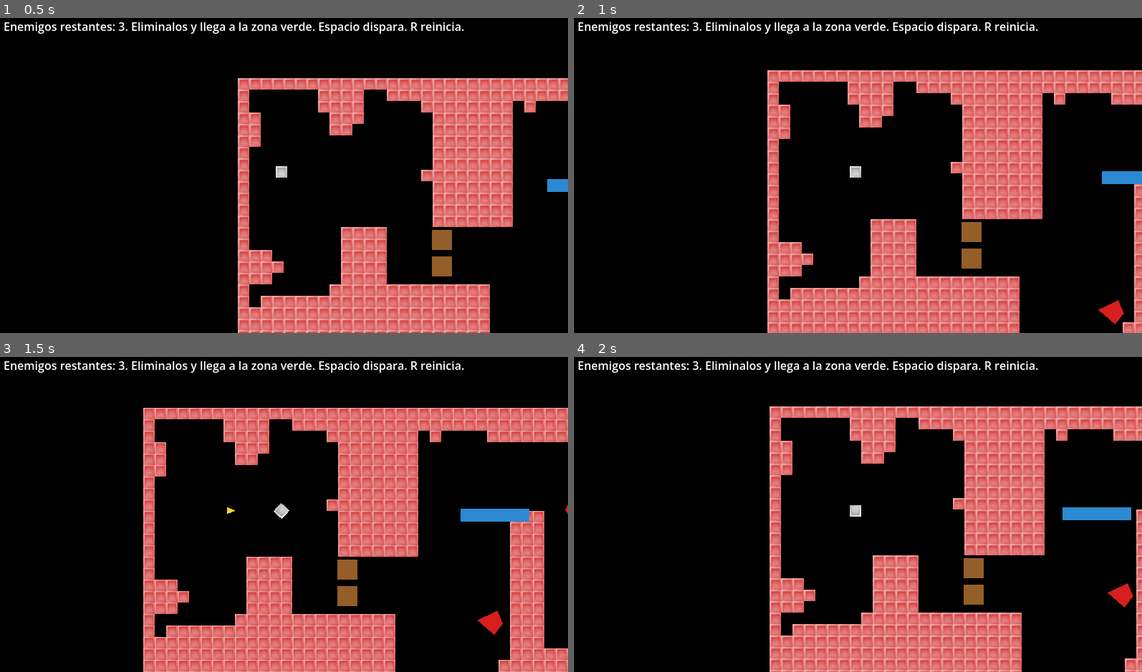
Above: before the commit, frames 1-4 (two rows, left to right).
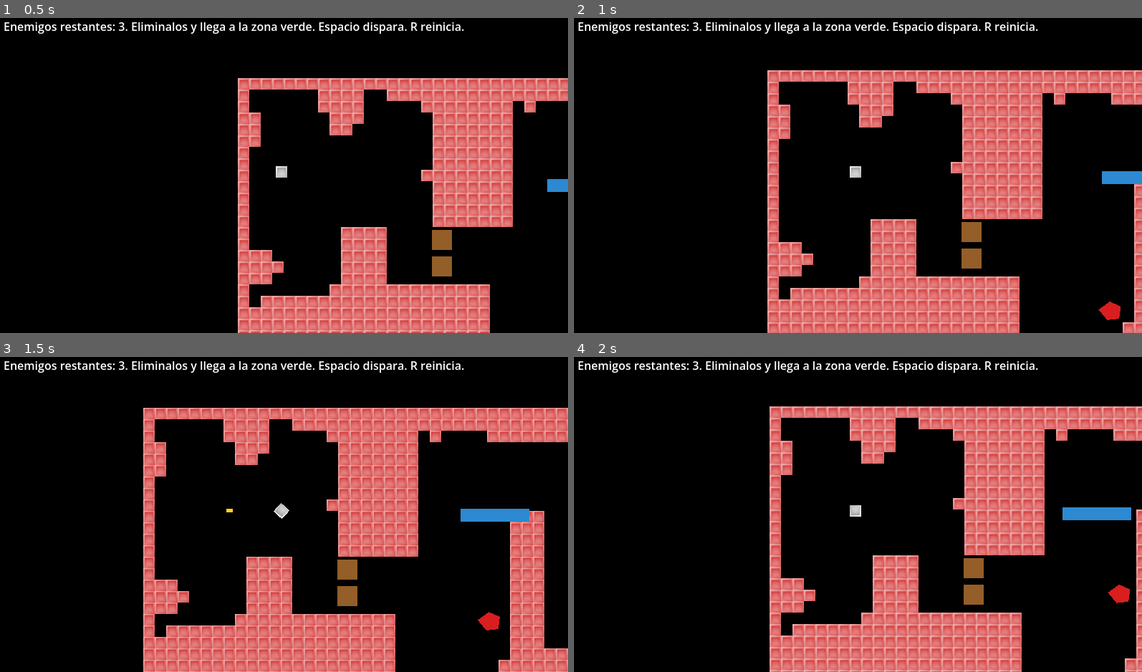
Above: after the commit, the same moments.

Repository: Sazakuni7/Actividad-2-ProgrVJ3-Emiliano-Arias
Game: Godot game, scene res://main.tscn
The game is run twice, just before and just after one commit, with the same random seed, the same clock (stepped at 60 frames per second) and the same inputs.
Inputs:
- Up to frame 1 (0.5 s): no input
- Up to frame 2 (1 s): hold Right (move_right) from 0.53 s (still down); tap Down (move_bottom) at 0.6 s
- Up to frame 3 (1.5 s): release Right (move_right) at 1.28 s; hold Left (move_left) from 1.28 s (still down); tap Space (shoot) at 1.35 s
- Up to frame 4 (2 s): keep holding Left (move_left)

Frame 1 is identical in both runs. In frame 2, less than 0.1% of the frame differs, in the area x 92-97%, y 89-98%; in frame 3, less than 0.1%, in the area x 39-100%, y 47-89%; in frame 4, less than 0.1%.

Commit message:
modificaciones a sprites

Diff:
--- a/enemy/enemy.tscn
+++ b/enemy/enemy.tscn
@@ -1,32 +1,33 @@
-[gd_scene load_steps=5 format=3]
+[gd_scene format=3 uid="uid://ppll34fkshaa"]
 
-[ext_resource type="Script" path="res://enemy/enemy.gd" id="1"]
+[ext_resource type="Script" uid="uid://cwmteygbufbmc" path="res://enemy/enemy.gd" id="1"]
 [ext_resource type="PackedScene" path="res://enemy/enemy_corpse.tscn" id="2"]
 
 [sub_resource type="CircleShape2D" id="CircleShape2D_enemy"]
-radius = 14.0
+radius = 17.029387
 
 [sub_resource type="CircleShape2D" id="CircleShape2D_hit"]
 radius = 18.0
 
-[node name="enemy" type="CharacterBody2D" groups=["enemy"]]
+[node name="enemy" type="CharacterBody2D" unique_id=413584803 groups=["enemy"]]
 collision_layer = 2
 collision_mask = 3
 script = ExtResource("1")
 Corpse = ExtResource("2")
 
-[node name="Sprite" type="Polygon2D" parent="."]
+[node name="Sprite" type="Polygon2D" parent="." unique_id=1570197867]
+scale = Vector2(1.295, 1.295)
 color = Color(0.85, 0.12, 0.12, 1)
-polygon = PackedVector2Array(0, -18, 17, 8, 0, 18, -17, 8)
+polygon = PackedVector2Array(-9.644409, -2.8331347, 0.2336731, -13.578111, 10.424469, -2.9343815, 6.861931, 9.718749, -6.4575806, 9.681936)
+uv = PackedVector2Array(-9.325256, -3.3819256, 0.2336731, -13.578111, 10.748489, -3.7005577, 5.6503906, 9.363302, -6.4575806, 9.681936)
 
-[node name="CollisionShape2D" type="CollisionShape2D" parent="."]
+[node name="CollisionShape2D" type="CollisionShape2D" parent="." unique_id=813915812]
 shape = SubResource("CircleShape2D_enemy")
 
-[node name="HitArea" type="Area2D" parent="."]
+[node name="HitArea" type="Area2D" parent="." unique_id=821870967]
 collision_layer = 0
-collision_mask = 1
 
-[node name="CollisionShape2D" type="CollisionShape2D" parent="HitArea"]
+[node name="CollisionShape2D" type="CollisionShape2D" parent="HitArea" unique_id=1176455246]
 shape = SubResource("CircleShape2D_hit")
 
 [connection signal="body_entered" from="HitArea" to="." method="_on_hit_area_body_entered"]
--- a/enemy/enemy_corpse.tscn
+++ b/enemy/enemy_corpse.tscn
@@ -1,12 +1,12 @@
-[gd_scene load_steps=3 format=3]
+[gd_scene format=3 uid="uid://tq2mb7xyf63g"]
 
 [sub_resource type="PhysicsMaterial" id="PhysicsMaterial_corpse"]
 friction = 0.7
 
-[sub_resource type="CircleShape2D" id="CircleShape2D_corpse"]
-radius = 14.0
+[sub_resource type="CircleShape2D" id="CircleShape2D_lkxgg"]
+radius = 17.029387
 
-[node name="EnemyCorpse" type="RigidBody2D"]
+[node name="EnemyCorpse" type="RigidBody2D" unique_id=740664759]
 collision_layer = 2
 collision_mask = 3
 mass = 1.3
@@ -15,9 +15,11 @@
 linear_damp = 5.0
 angular_damp = 7.0
 
-[node name="Sprite" type="Polygon2D" parent="."]
-color = Color(0.45, 0.45, 0.45, 1)
-polygon = PackedVector2Array(0, -18, 17, 8, 0, 18, -17, 8)
+[node name="Sprite2" type="Polygon2D" parent="." unique_id=522488556]
+scale = Vector2(1.295, 1.295)
+color = Color(0.481171, 0.45906973, 0.45263654, 1)
+polygon = PackedVector2Array(-9.644409, -2.8331347, 0.2336731, -13.578111, 10.424469, -2.9343815, 6.861931, 9.718749, -6.4575806, 9.681936)
+uv = PackedVector2Array(-9.325256, -3.3819256, 0.2336731, -13.578111, 10.748489, -3.7005577, 5.6503906, 9.363302, -6.4575806, 9.681936)
 
-[node name="CollisionShape2D" type="CollisionShape2D" parent="."]
-shape = SubResource("CircleShape2D_corpse")
+[node name="CollisionShape2D2" type="CollisionShape2D" parent="." unique_id=1517436012]
+shape = SubResource("CircleShape2D_lkxgg")
--- a/projectiles/bullet.tscn
+++ b/projectiles/bullet.tscn
@@ -1,18 +1,21 @@
-[gd_scene load_steps=3 format=3]
+[gd_scene format=3 uid="uid://db8t4s51qpoak"]
 
-[ext_resource type="Script" path="res://projectiles/bullet.gd" id="1"]
+[ext_resource type="Script" uid="uid://b3jpb7ivrx15f" path="res://projectiles/bullet.gd" id="1"]
 
-[sub_resource type="CircleShape2D" id="CircleShape2D_bullet"]
-radius = 5.0
+[sub_resource type="RectangleShape2D" id="RectangleShape2D_a3dlt"]
+size = Vector2(10, 6)
 
-[node name="Bullet" type="Area2D"]
+[node name="Bullet" type="Area2D" unique_id=2051715882]
 collision_layer = 4
 collision_mask = 3
 script = ExtResource("1")
 
-[node name="CollisionShape2D" type="CollisionShape2D" parent="."]
-shape = SubResource("CircleShape2D_bullet")
+[node name="CollisionShape2D" type="CollisionShape2D" parent="." unique_id=1960195626]
+shape = SubResource("RectangleShape2D_a3dlt")
 
-[node name="Polygon2D" type="Polygon2D" parent="."]
+[node name="Polygon2D" type="Polygon2D" parent="." unique_id=1845272911]
+position = Vector2(-1.0000002, -1.3579671)
+scale = Vector2(1, 1.0902561)
 color = Color(1, 0.82, 0.16, 1)
-polygon = PackedVector2Array(8, 0, -4, -5, -4, 5)
+polygon = PackedVector2Array(5.4621887, 3.8554835, -3.751955, 3.812427, -3.7242355, -1.5060983, 5.505245, -1.4835527)
+uv = PackedVector2Array(5.768402, 3.9661293, -3.612564, 3.8544512, -3.7242355, -1.5060983, 5.545044, -1.3944201)
Not shown: 1 places in main.tscn that only renumber resources
